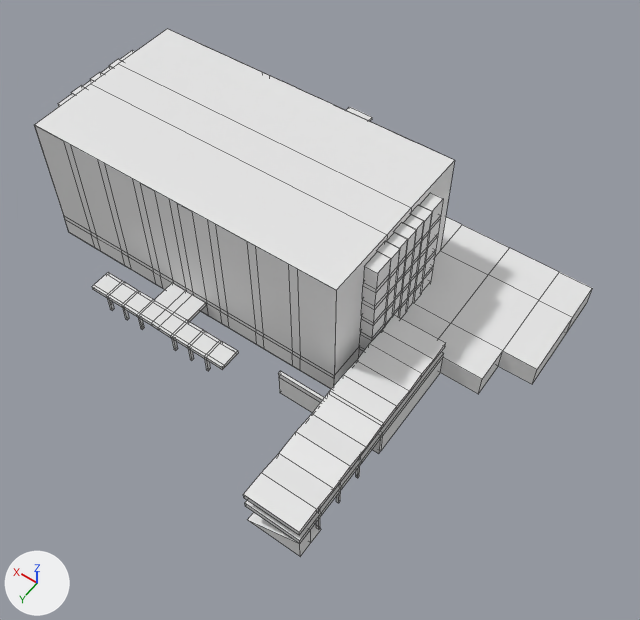
A saved change to the FBX model src/Assets/3D Assets/Models/MH.fbx.
Before and after are seen from a camera (50 mm lens) standing at (-107.6, 118.6, 158.4) and looking at (-30.9, 11.3, -10.3). The axes (+X, +Y, +Z) are drawn at lower left. The lights are the same throughout. Mesh edges are drawn as thin lines. Materials are left out; every surface is plain grey.

The first picture shows 'MH Main'.
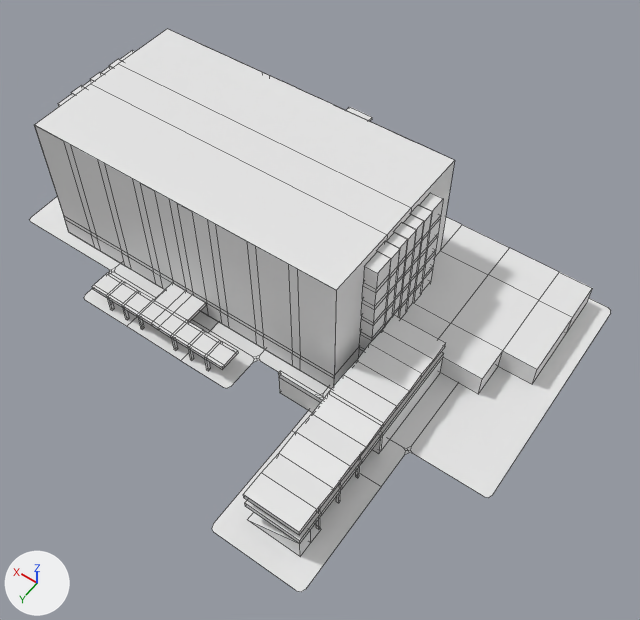
What differs and where, as boxes [x1, y1, x2, y2] in the pictures (640 x 620 px):
'MH Main', reshaped (7% taller)
    before: [34, 29, 592, 557]
    after: [30, 29, 611, 592]
part 1 of me_cube, added
    after: [30, 197, 611, 592]

Diff of the bpy script that builds the scene:
```diff
--- a/src/Assets/3D Assets/Models/MH.fbx.py
+++ b/src/Assets/3D Assets/Models/MH.fbx.py
@@ me_cube @@
 # used by ob_mh_main; location = (0.0, 0.0, 0.0)
-me_cube.from_pydata(...)  # 1266 vertices, 1176 faces; spans x -81.1..47.5, y -52.1..61.3, z -18.9..18.7
+me_cube.from_pydata(...)  # 1360 vertices, 1213 faces; spans x -87.4..56.5, y -55.0..67.5, z -18.9..18.7
+# me_cube part 1: a new loose piece of 94 vertices spanning x -87.4..56.5, y -55.0..67.5, z -18.7
```
